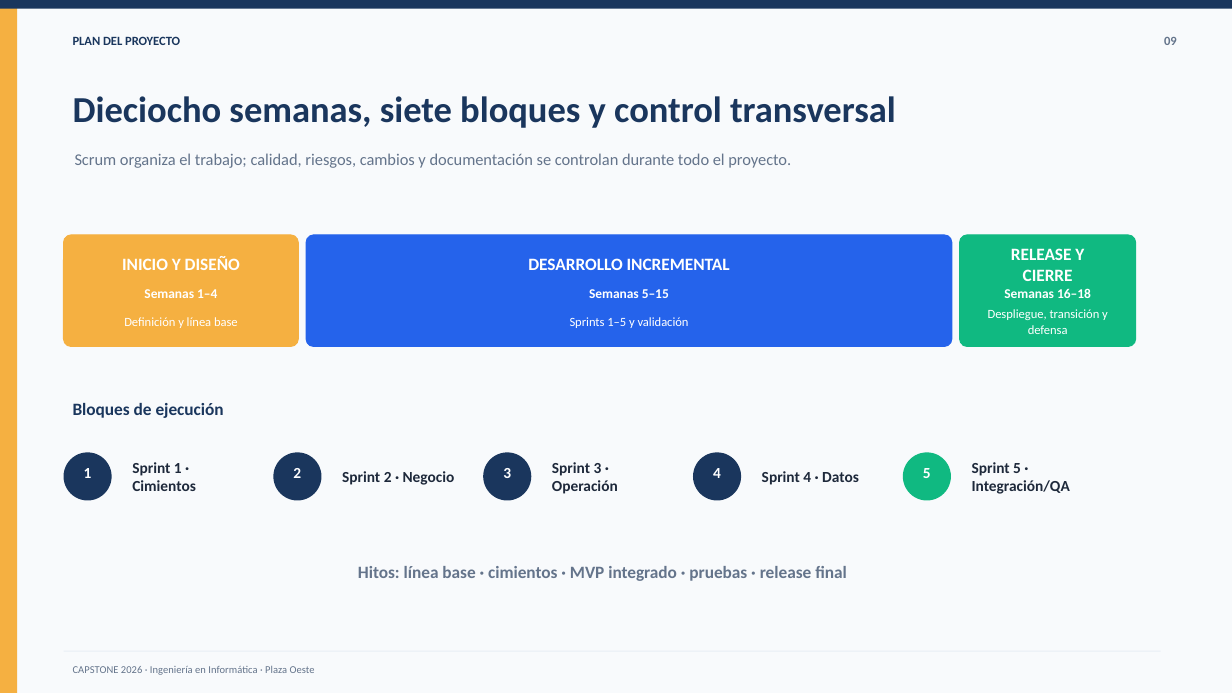
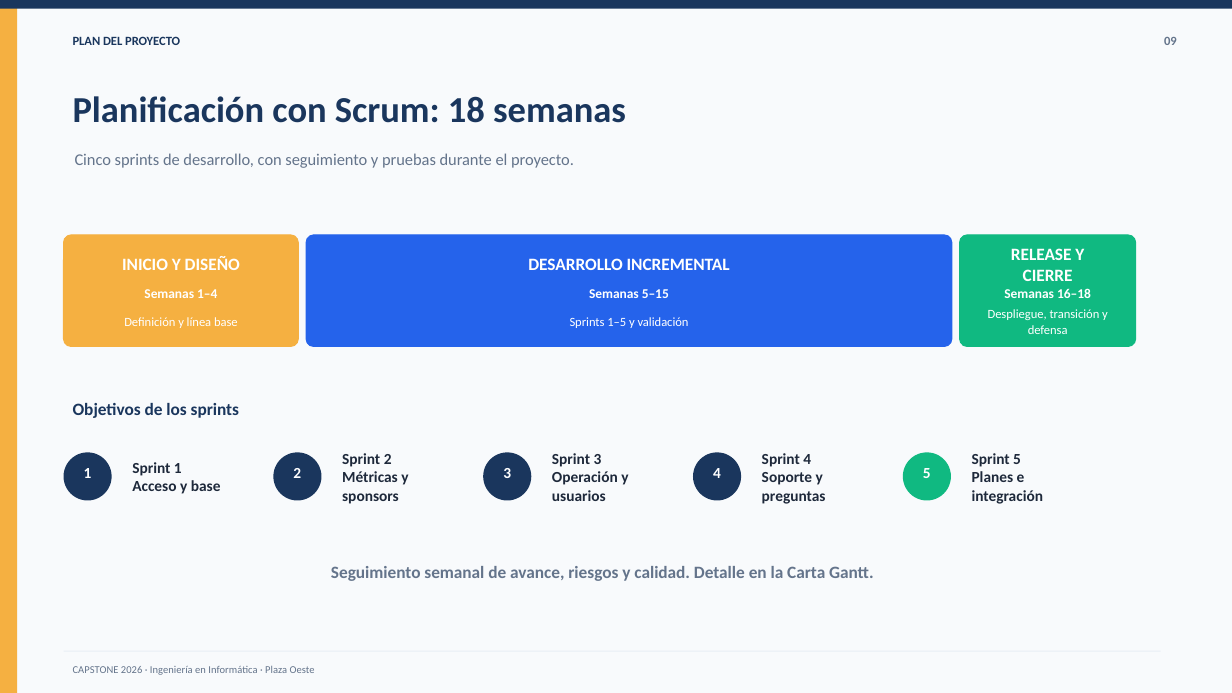
Before and after one commit to tsddds/Capstone_Aprueba-Administracion_Grupo8, a slide deck: slide 9 of Fase1/Evidencias_grupales/02_Presentacion_Proyecto_Fase1_Aprueba_Administracion.pptx. Drawn at 1232x693 pixels with LibreOffice and Linux fonts; fonts in the diff are those of the drawing. Boxes give left, top, right and bottom in pixels: in the first picture for what was removed or moved away, otherwise in the second. Text is boxed around its words. In the diff, an @@ line names an element or a change of style, - is before the commit and + after.

```diff
--- a/Fase1/Evidencias_grupales/02_Presentacion_Proyecto_Fase1_Aprueba_Administracion.pptx
+++ b/Fase1/Evidencias_grupales/02_Presentacion_Proyecto_Fase1_Aprueba_Administracion.pptx
@@ text at (73,96,626,123): text changed @@
-Dieciocho semanas, siete bloques y control transversal
+Planificación con Scrum: 18 semanas
@@ text at (75,153,574,168): text changed @@
-Scrum organiza el trabajo; calidad, riesgos, cambios y documentación se controlan durante todo el proyecto.
+Cinco sprints de desarrollo, con seguimiento y pruebas durante el proyecto.
@@ text at (73,403,239,418): text changed @@
-Bloques de ejecución
+Objetivos de los sprints
@@ text at (132,462,221,494): text changed @@
-Sprint 1 · Cimientos
+Sprint 1
+Acceso y base
@@ text at (342,453,408,504): text changed @@
-Sprint 2 · Negocio
+Sprint 2
+Métricas y sponsors
@@ text at (552,453,628,501): text changed @@
-Sprint 3 · Operación
+Sprint 3
+Operación y usuarios
@@ text at (762,453,826,504): text changed @@
-Sprint 4 · Datos
+Sprint 4
+Soporte y preguntas
@@ text at (972,453,1043,504): text changed @@
-Sprint 5 · Integración/QA
+Sprint 5
+Planes e integración
@@ text at (331,566,874,581): text changed @@
-Hitos: línea base · cimientos · MVP integrado · pruebas · release final
+Seguimiento semanal de avance, riesgos y calidad. Detalle en la Carta Gantt.
```
Also in this commit, not shown: 9 other slides changed, 1 slide added, 1 slide removed, 33 other files.
